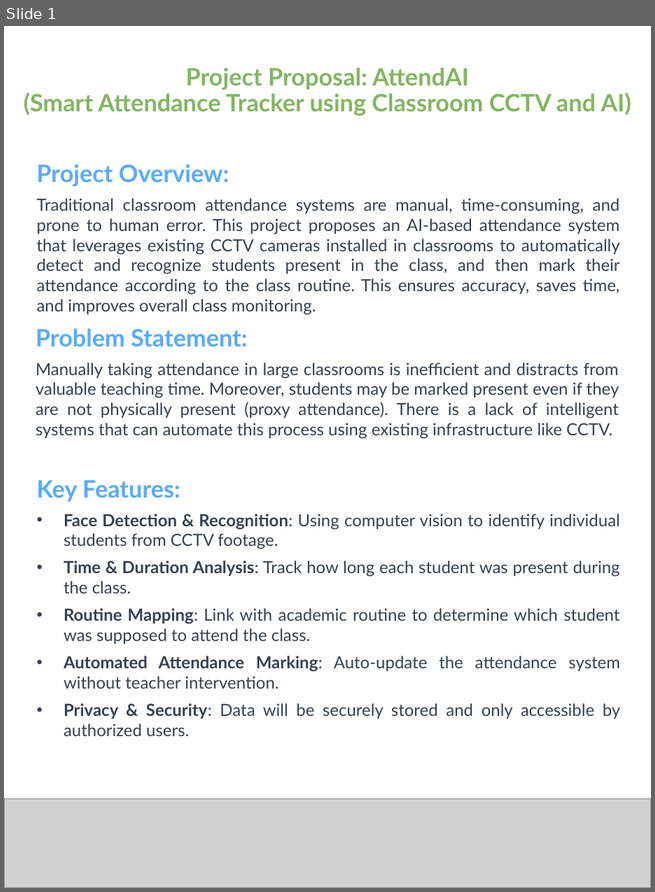
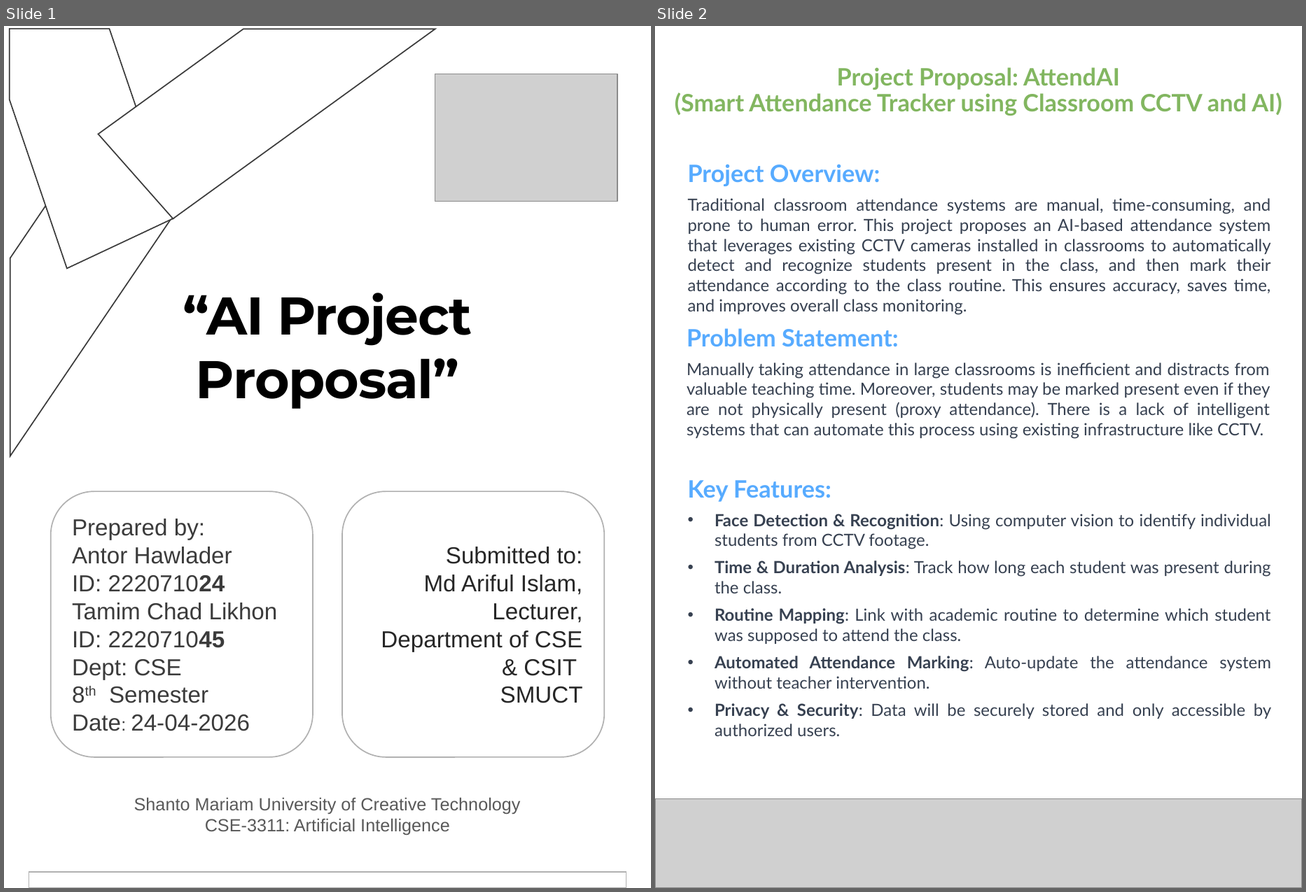
Before and after one commit to AntorPi314/MySave, a slide deck: Lab/AI/AI (Project_Proposal).pptx. Shown side by side, each under a label of ours: slide 1 before the commit, slides 1 and 2 after it. The pictures are 655x892 and 1306x892 pixels, drawn with LibreOffice and Linux fonts; fonts in the diff are those of the drawing; grey boxes stand for pictures; background and template pictures are left out. Boxes give left, top, right and bottom in pixels: in the first picture for what was removed or moved away, otherwise in the second. Text is boxed around its words. In the diff, an @@ line names an element or a change of style, - is before the commit and + after.

```diff
--- a/Lab/AI/AI (Project_Proposal).pptx
+++ b/Lab/AI/AI (Project_Proposal).pptx
@@ slide 1 added at (x1=4, y1=26, x2=651, y2=888), background picture (left out) @@
@@ freeform shape added at (x1=9, y1=29, x2=174, y2=268), fill #FFFFFF, outline #3B3B3B 1 pt @@
@@ freeform shape added at (x1=98, y1=30, x2=435, y2=219), fill #FFFFFF, outline #3B3B3B 1 pt @@
@@ picture added at (x1=435, y1=74, x2=617, y2=202) @@
@@ freeform shape added at (x1=4, y1=153, x2=175, y2=468), fill #FFFFFF, outline #3B3B3B 1 pt @@
@@ text added at (x1=183, y1=293, x2=472, y2=409), 44.3 pt, text #000000, bold @@
+“AI Project
+Proposal”
@@ rounded rectangle added at (x1=51, y1=491, x2=313, y2=758), outline #B1B1B1 1 pt, 19.4 pt, text #3B3B3B @@
+Prepared by:
+Antor Hawlader
+ID: 222071024
+Tamim Chad Likhon
+ID: 222071045
+Dept: CSE
+8th Semester
+Date: 24-04-2026
@@ rounded rectangle added at (x1=342, y1=491, x2=604, y2=758), outline #B1B1B1 1 pt, 19.4 pt, text #262626 @@
+Submitted to:
+Md Ariful Islam,
+Lecturer,
+Department of CSE & CSIT
+SMUCT
@@ text added at (x1=134, y1=798, x2=521, y2=835), 14.8 pt, text #595959 @@
+Shanto Mariam University of Creative Technology
+CSE-3311: Artificial Intelligence
@@ rectangle added at (x1=29, y1=872, x2=626, y2=888), fill #FFFFFF, outline #B1B1B1 1 pt @@
@@ what was slide 1 is now slide 2 @@
```
Also in this commit, not shown: 1 other file.
